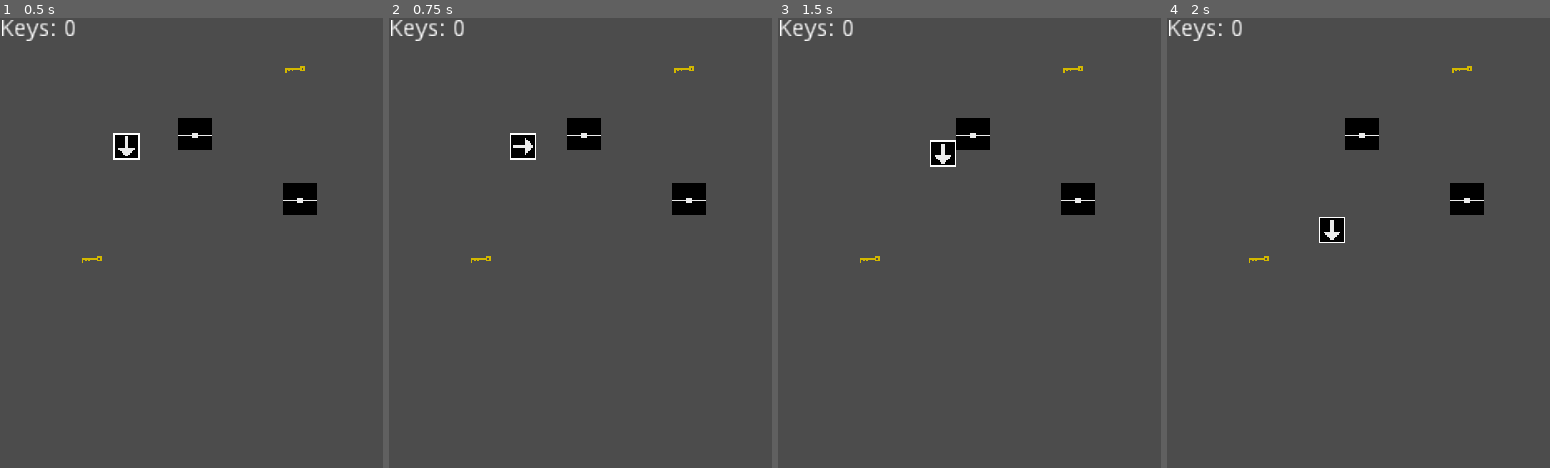
Above: before the commit, frames 1-4 (left to right).
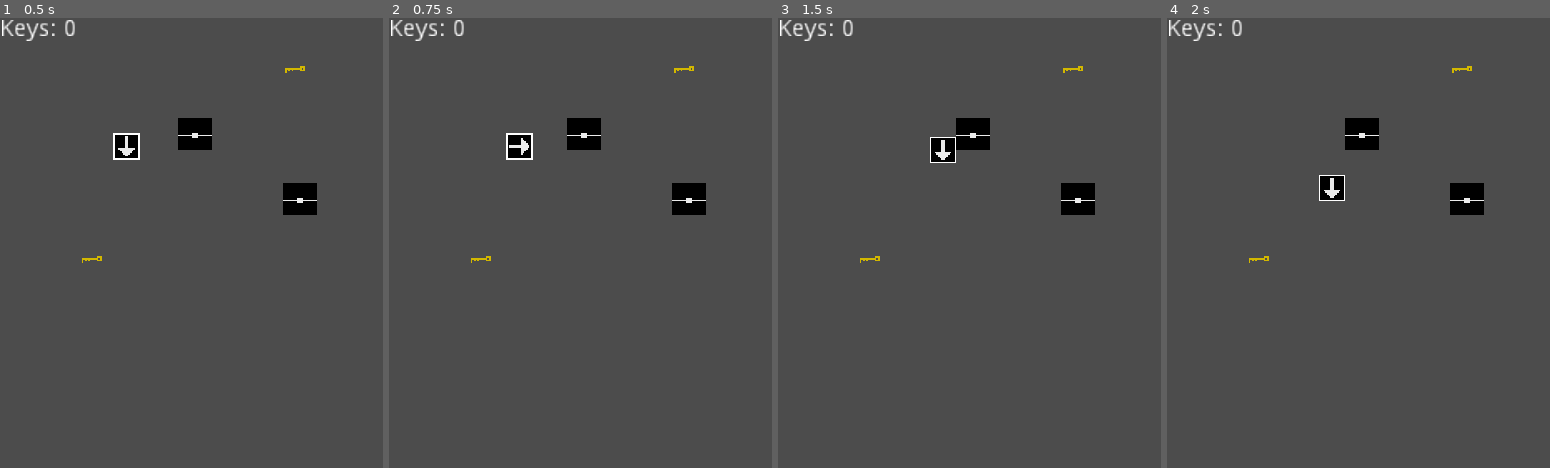
Above: after the commit, the same moments.

Repository: pixelartrpg/GodotTutorials
Game: Godot game, scene res://World.tscn
Same seed, same stepped clock (60 frames per second), same inputs: the game is played once before the commit and once after it.
Inputs:
- Up to frame 1 (0.5 s): no input
- Up to frame 2 (0.75 s): tap Enter at 0.5 s; hold Right (ui_right) from 0.53 s (still down)
- Up to frame 3 (1.5 s): tap Space (ui_select) at 0.77 s; release Right (ui_right) at 1.28 s; hold Down (ui_down) from 1.28 s (still down)
- Up to frame 4 (2 s): keep holding Down (ui_down); tap Space (ui_select) at 1.52 s

Frame 1 is identical in both runs. In frame 2, 0.2% of the frame differs, in the area x 30-39%, y 25-32%; in frame 3, 0.2%; in frame 4, 0.8%, in the area x 39-47%, y 34-50%.

Commit message:
Update Player.gd

Diff:
--- a/Open Chest/Entity/Player/Player.gd
+++ b/Open Chest/Entity/Player/Player.gd
@@ -45,7 +45,7 @@
 
 	#If we are pressing a movement key, then move. Else stop.
 	if input_vector != Vector2.ZERO:
-		velocity = velocity.move_toward(input_vector * 200, 200 * delta)
+		velocity = velocity.move_toward(input_vector * 200, 100 * delta)
 	else:
 		velocity = velocity.move_toward(Vector2.ZERO, 5000 * delta)
 	velocity = move_and_slide(velocity)
